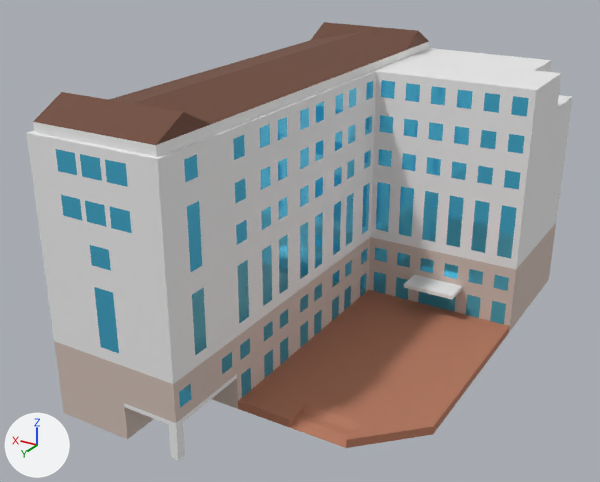
Before and after pictures for a commit that changed the glTF model models/HanUl.glb.
Camera for both pictures: a 50 mm camera at (-44.6, 76.9, 52.1) aimed at (1.6, 0.0, 13.6). The lights are fixed; the arrows at lower left show +X, +Y and +Z.

Names of what the first picture shows: 'Floor', 'Main', 'Main Red', 'Roof', 'Window'.
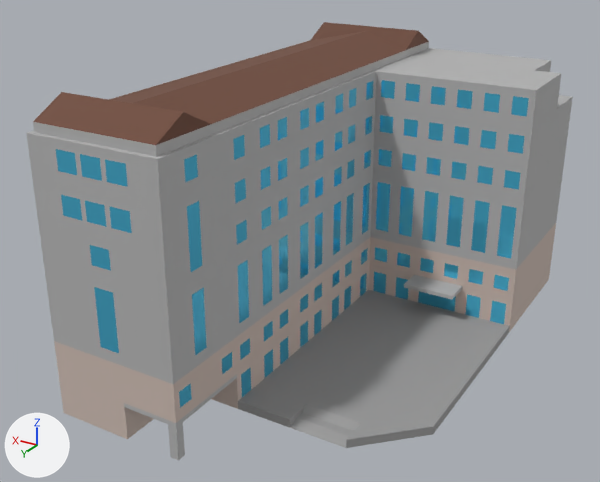
Location of each change, (x1, y1, x2, y2) in pixels of the pictures (600 x 482 px):
'Main', recoloured
    both: (26, 42, 573, 460)
'Floor', recoloured
    both: (238, 290, 510, 448)

Edits to the bpy script that builds the scene:
```text
Change mat_main_grey:
    mat_main_grey.base_color: (0.838, 0.838, 0.838) -> (0.462, 0.462, 0.462)  # white #ececec -> grey #b5b5b5
Change mat_floor:
    mat_floor.base_color: (0.456, 0.183, 0.107) -> (0.336, 0.336, 0.336)  # orange #b4775c -> grey #9d9d9d
```
